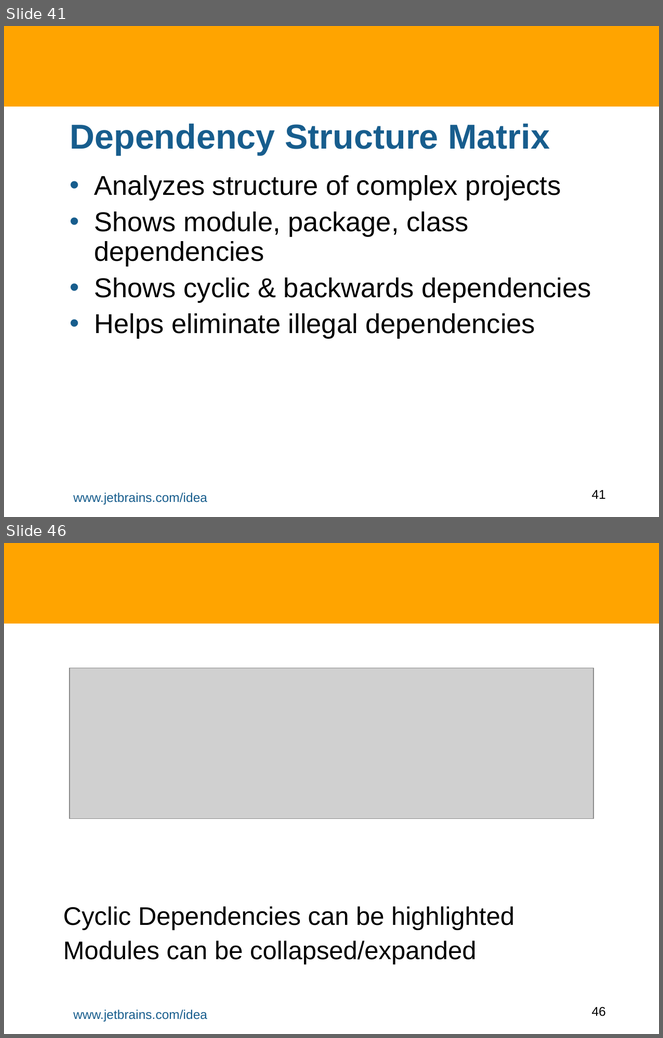
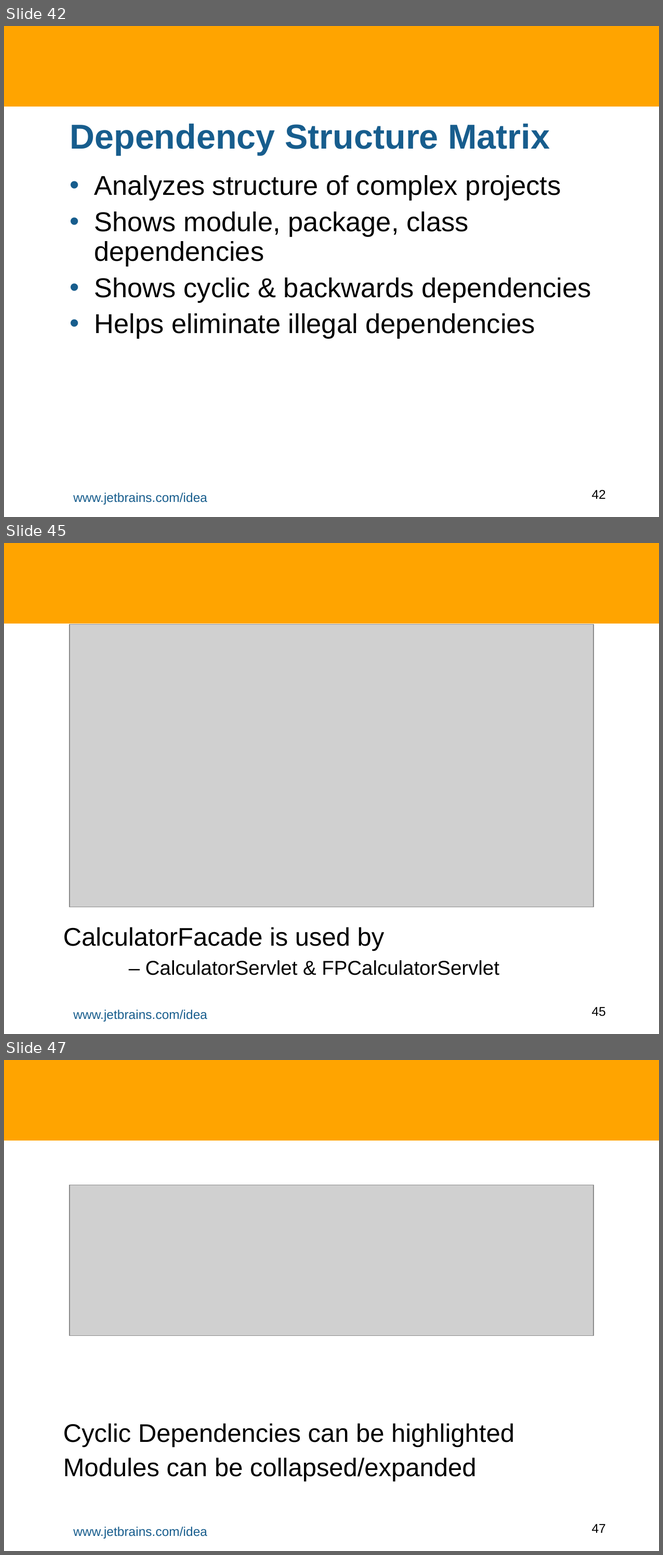
Before and after one commit to HamletDRC/presentations, a slide deck: staticanalysis/StaticAnalysisInIDEA.odp. Shown one above the other, each under a label of ours: slides 41 and 46 before the commit, slides 42, 45 and 47 after it; the slides between them are not shown. The pictures are 663x1038 and 663x1555 pixels, drawn with LibreOffice and Linux fonts; fonts in the diff are those of the drawing; grey boxes stand for pictures; background and template pictures are left out. Boxes give left, top, right and bottom in pixels: in the first picture for what was removed or moved away, otherwise in the second. Text is boxed around its words. In the diff, an @@ line names an element or a change of style, - is before the commit and + after.

```diff
--- a/staticanalysis/StaticAnalysisInIDEA.odp
+++ b/staticanalysis/StaticAnalysisInIDEA.odp
@@ slide 45 added at <box>4,543,659,1034</box>, background #FFFFFF; not listed: 3 template elements that a slide beside it also shows @@
@@ picture added at <box>70,624,594,908</box> @@
@@ subtitle added at <box>63,927,500,976</box>, 22 pt, text #000000 @@
+CalculatorFacade is used by
+– CalculatorServlet & FPCalculatorServlet
@@ what was slide 41 is now slide 42 @@
@@ page number at <box>592,490,606,499</box>: text changed @@
-41
+42
@@ what was slide 46 is now slide 47 @@
@@ page number at <box>592,1524,606,1533</box>: text changed @@
-46
+47
```
Also in this commit, not shown: 10 slides changed, 3 other slides added, 9 slides removed, 1 other file.
